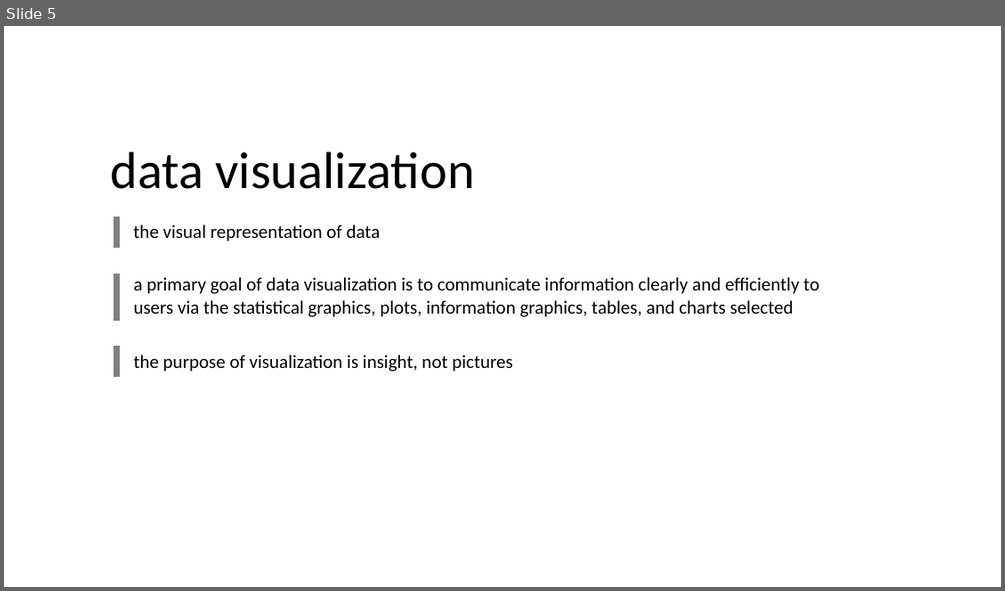
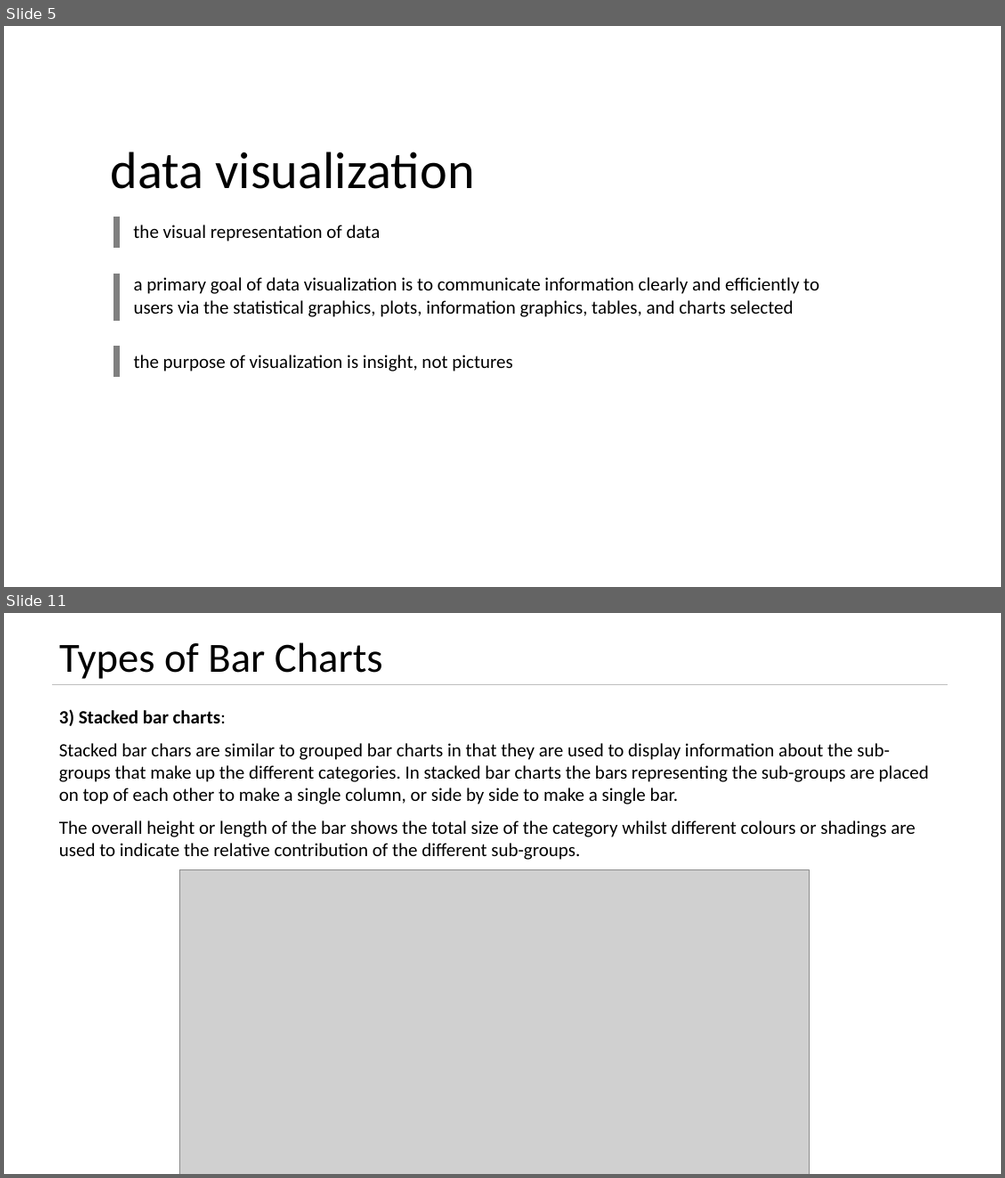
Before and after one commit to kushkul/Intro-to-Analytics, a slide deck: Visualization/Lesson 8 Visualization 1.pptx. Shown one above the other, each under a label of ours: slide 5 before the commit, slides 5 and 11 after it; the slides between them are not shown. The pictures are 1005x591 and 1005x1178 pixels, drawn with LibreOffice and Linux fonts; fonts in the diff are those of the drawing; grey boxes stand for pictures. Boxes give left, top, right and bottom in pixels: in the first picture for what was removed or moved away, otherwise in the second. Text is boxed around its words. In the diff, an @@ line names an element or a change of style, - is before the commit and + after.

Commit message:
Add bar chart details

```diff
--- a/Visualization/Lesson 8 Visualization 1.pptx
+++ b/Visualization/Lesson 8 Visualization 1.pptx
@@ slide 11 added at <box>4,613,1001,1174</box>, background #FFFFFF @@
@@ title added at <box>59,642,383,679</box>, 40 pt, text #000000 @@
+Types of Bar Charts
@@ line added from (52, 685) to (947, 685), #BFBFBF 0.5 pt @@
@@ text added at <box>59,709,929,860</box>, 18 pt, text #000000 @@
+3) Stacked bar charts:
+Stacked bar chars are similar to grouped bar charts in that they are used to display information about the sub-groups that make up the different categories. In stacked bar charts the bars representing the sub-groups are placed on top of each other to make a single column, or side by side to make a single bar.
+The overall height or length of the bar shows the total size of the category whilst different colours or shadings are used to indicate the relative contribution of the different sub-groups.
@@ picture added at <box>179,869,809,1174</box> @@
```
Also in this commit, not shown: 1 slide changed, 15 other slides added.
